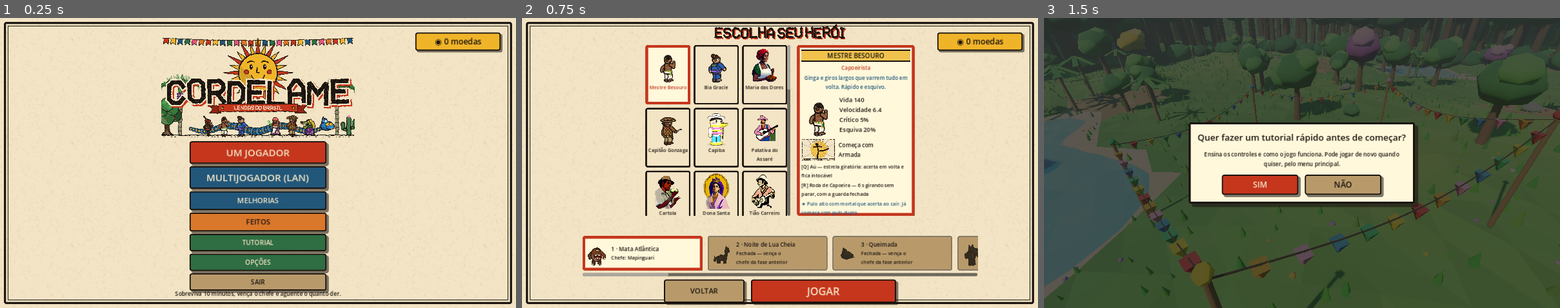
Above: before the commit, frames 1-3 (left to right).
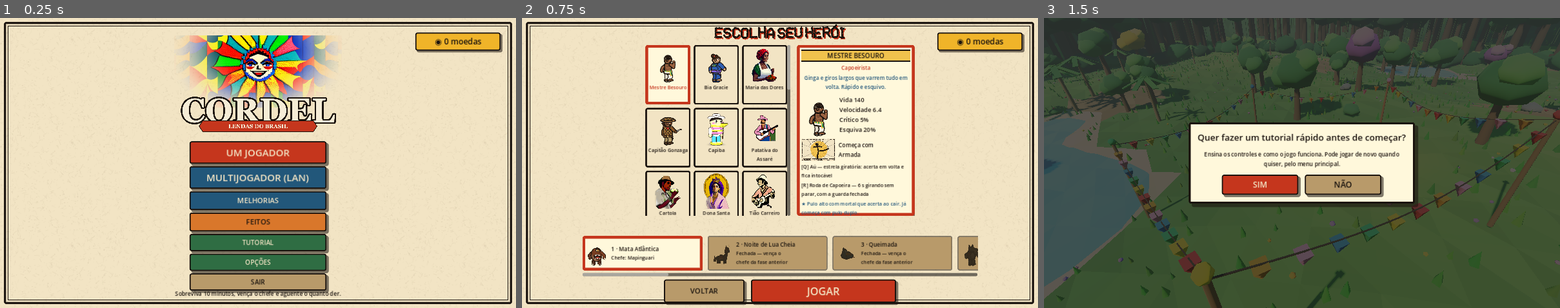
Above: after the commit, the same moments.

Repository: diogobennertz/cordel
Game: Godot game, scene res://scenes/World.tscn
Same seed, same stepped clock (60 frames per second), same inputs: the game is played once before the commit and once after it.
Inputs:
- Up to frame 1 (0.25 s): no input
- Up to frame 2 (0.75 s): click "UM JOGADOR" at 0.5 s
- Up to frame 3 (1.5 s): click "JOGAR" at 1.25 s

The runs differ from the first frame. In frame 1, 9.6% of the frame differs, in the area x 31-69%, y 6-42%; in frame 2, nothing differs; in frame 3, nothing differs.

Commit message:
Renomeia o jogo pra Cordel, logo nova e ritmo de partida mais vivo
"Cordelame" virou "Cordel" em todo canto (projeto, instalador, textos,
repositórios no GitHub) — menos no nome do arquivo de save, de propósito,
pra não perder o progresso de quem já jogou. Logo nova com sol de festa
junina gerado por IA local + título desenhado por cima (modelo de imagem
não escreve texto legível). Ritmo da partida: bicho aparece mais cedo,
primeira carta de nível mais barata, avisos no meio da partida — sem
mexer no tempo total de 10min até o chefe.

Co-Authored-By: Claude Sonnet 5 <noreply@anthropic.com>

Diff:
--- a/godot/project.godot
+++ b/godot/project.godot
@@ -1,11 +1,11 @@
-; Cordelame — jogo de folclore 3D em Godot 4
+; Cordel — jogo de folclore 3D em Godot 4
 ; Projeto de referência: abra esta pasta no Godot 4.2+ e aperte F5.
 
 config_version=5
 
 [application]
 
-config/name="Cordelame"
+config/name="Cordel"
 config/description="Esqueleto 2.5D: mundo 3D + bonecos de cordel chapados. Etapa 1 do PLANO-3D-STEAM."
 run/main_scene="res://scenes/World.tscn"
 config/features=PackedStringArray("4.3")
--- a/godot/scripts/Player.gd
+++ b/godot/scripts/Player.gd
@@ -213,7 +213,7 @@
 	while xp >= xp_next:
 		xp -= xp_next
 		level += 1
-		xp_next = round(8 + level * 6 + 0.9 * level * level)
+		xp_next = round(5 + level * 5 + 0.85 * level * level)   # primeira carta mais rápida: fisga o jogador logo no começo
 		hp = minf(max_hp, hp + max_hp * 0.08)
 		world.abrir_escolha("nivel")
 
--- a/godot/scripts/Rede.gd
+++ b/godot/scripts/Rede.gd
@@ -53,7 +53,7 @@
 		_udp_anuncio = PacketPeerUDP.new()
 		_udp_anuncio.set_broadcast_enabled(true)
 		_udp_anuncio.set_dest_address("255.255.255.255", PORTA_DESCOBERTA)
-	_udp_anuncio.put_packet(("CORDELAME_MUNDO:" + _nome_mundo_host).to_utf8_buffer())
+	_udp_anuncio.put_packet(("CORDEL_MUNDO:" + _nome_mundo_host).to_utf8_buffer())
 
 func _escutar_anuncios() -> void:
 	if _udp_escuta == null: return
@@ -61,7 +61,7 @@
 		var pct := _udp_escuta.get_packet()
 		var ip := _udp_escuta.get_packet_ip()
 		var txt := pct.get_string_from_utf8()
-		if txt.begins_with("CORDELAME_MUNDO:") and ip != "":
+		if txt.begins_with("CORDEL_MUNDO:") and ip != "":
 			var nome := txt.substr(17)
 			var novo := not mundos_vistos.has(ip)
 			mundos_vistos[ip] = {"nome": nome, "visto": Time.get_ticks_msec() / 1000.0}
--- a/godot/scripts/Save.gd
+++ b/godot/scripts/Save.gd
@@ -3,7 +3,7 @@
 # O que fica guardado entre as partidas: moedas, fases liberadas, melhorias, recordes, opções e contadores
 # (os contadores vão servir para liberar personagens: "mate 150 sacis", "aplique 150 kimuras"...).
 
-const CAMINHO := "user://cordelame_save.json"
+const CAMINHO := "user://cordelame_save.json"       # nome antigo do jogo, de propósito: mudar aqui perderia o save de quem já jogou
 const CAMINHO_MUNDOS := "user://cordelame_mundos.json"
 const OPCOES := {"geral": 1.0, "musica": 0.7, "efeitos": 0.8, "sens": 1.0, "camera": 12.0, "cheia": 0.0, "numeros": 1.0, "pixel": 1.0}
 static var d := {}
--- a/godot/scripts/World.gd
+++ b/godot/scripts/World.gd
@@ -20,6 +20,7 @@
 var projectiles: Array = []  # [{node, vel:Vector3, raio, dmg, pierce, vida, homing, boom, cor, hits:{}}]
 
 var time := 0.0
+var _marco_visto := 0   # avisos de ritmo no meio da partida ("a mata esquenta", etc.) — só pra dar a sensação de que o tempo passa
 var spawn_t := 0.0
 var elite_t := 10.0
 var kills := 0
@@ -179,6 +180,8 @@
 		_galeria()
 	elif "--teste" in args:
 		_teste(args[args.find("--teste") + 1] if args.find("--teste") + 1 < args.size() else "capoeirista")
+	elif "--teste-ritmo" in args:
+		_teste_ritmo()
 	else:
 		_montar_menu()
 
@@ -689,6 +692,7 @@
 	if Rede.ativo(): _coop_spawns()
 	if player == null: return       # co-op: esperando o próprio boneco chegar pela rede (dura um quadro só)
 	time += delta
+	_marcos_de_ritmo()
 	if tut >= 0: _tutorial(delta)
 	elif Rede.ativo() and not Rede.sou_host(): pass   # os bichos são mandados pelo anfitrião, chegam pela rede
 	else: _dirigir(delta)
@@ -779,6 +783,15 @@
 # ---------------- diretor da fase ----------------
 # Até o chefe: os bichos vão engrossando devagar. Chefe aos 10 minutos, com 3 para vencer; se não vencer,
 # ele enfurece e a mata despeja bicho. Chefe vencido: fase infinita, cada vez mais bicho e mais forte.
+# avisos no meio da partida (não mexem em nada, só marcam que o tempo tá passando e a coisa tá esquentando)
+func _marcos_de_ritmo() -> void:
+	if _marco_visto == 0 and time >= 150.0:
+		_marco_visto = 1; lbl_centro.text = "A MATA TÁ ESQUENTANDO…"; _piscar_centro()
+	elif _marco_visto == 1 and time >= 330.0:
+		_marco_visto = 2; lbl_centro.text = "METADE DO CAMINHO!"; _piscar_centro()
+	elif _marco_visto == 2 and time >= 510.0:
+		_marco_visto = 3; lbl_centro.text = "O CHEFE TÁ CHEGANDO…"; _piscar_centro()
+
 func _dirigir(delta: float) -> void:
 	if Rede.ativo() and not Rede.sou_host(): return   # só quem hospeda manda nos bichos
 	var fm: float = Dados.FASES[fase]["mult"]
@@ -786,7 +799,8 @@
 	var qtd_jogadores := (Rede.ids().size() if Rede.ativo() else 1)
 	var mult_coop := 1.0 + 0.35 * (qtd_jogadores - 1)
 	var forca := (1.0 + time / 75.0) * fm * praga * mult_coop
-	var intervalo := maxf(0.2, 0.95 - time / 800.0) / (1.0 + 0.25 * (qtd_jogadores - 1))
+	# começa mais cheio (não só perto do chefe aos 10min) — sensação de ritmo mais vivo desde o início
+	var intervalo := maxf(0.2, 0.7 - time / 900.0) / (1.0 + 0.25 * (qtd_jogadores - 1))
 	var teto := int(150 * (1.0 + 0.5 * (qtd_jogadores - 1)))
 	var passo := 1.0
 	if chefe_morto:
@@ -2148,6 +2162,25 @@
 					break
 		print("COOP eu=%s id=%d tick=%d jogadores=%d bichos=%d objetos=%d nivel=%d xp=%.1f moedas=%.1f vida=%.1f/%.1f" % [
 			sel_heroi, Rede.meu_id(), i, jogadores_rede.size(), enemies.size(), objetos.size(), player.level, player.xp, moedas, player.hp, player.max_hp])
+	get_tree().quit()
+
+# simula o ritmo da partida inteira (sem precisar esperar 10 minutos de verdade): avança o relógio na marra e
+# confere quantos bichos tem na tela e quantos XP/nível em cada marco de tempo.
+func _teste_ritmo() -> void:
+	sem_mouse = true
+	iniciar_jogo("capoeirista")
+	player.aplicar_carta({"tipo": "golpe_novo", "id": "meialua"})
+	var passo := 0.1
+	var proximo_marco := 60.0
+	while time < 620.0:
+		time += passo
+		_marcos_de_ritmo()
+		_dirigir(passo)
+		_update_projectiles(passo)
+		_objetos(passo)
+		if time >= proximo_marco:
+			print("RITMO t=%s bichos=%d xp_next=%.0f nivel=%d" % [_mmss(time), enemies.size(), player.xp_next, player.level])
+			proximo_marco += 60.0
 	get_tree().quit()
 
 func _teste_lock() -> void:
Binary file changed: godot/art/cordel/logo.png
Not shown, changed: JOGAR.bat
Not shown, changed: PLANO-3D-STEAM.md
Not shown, changed: godot/LEIA-ME.md
Not shown, added: instalador/Cordel.iss
Not shown, changed: instalador/Jogar.ps1
Not shown, changed: instalador/publicar_github.sh
Not shown, changed: instalador/testar.ps1
